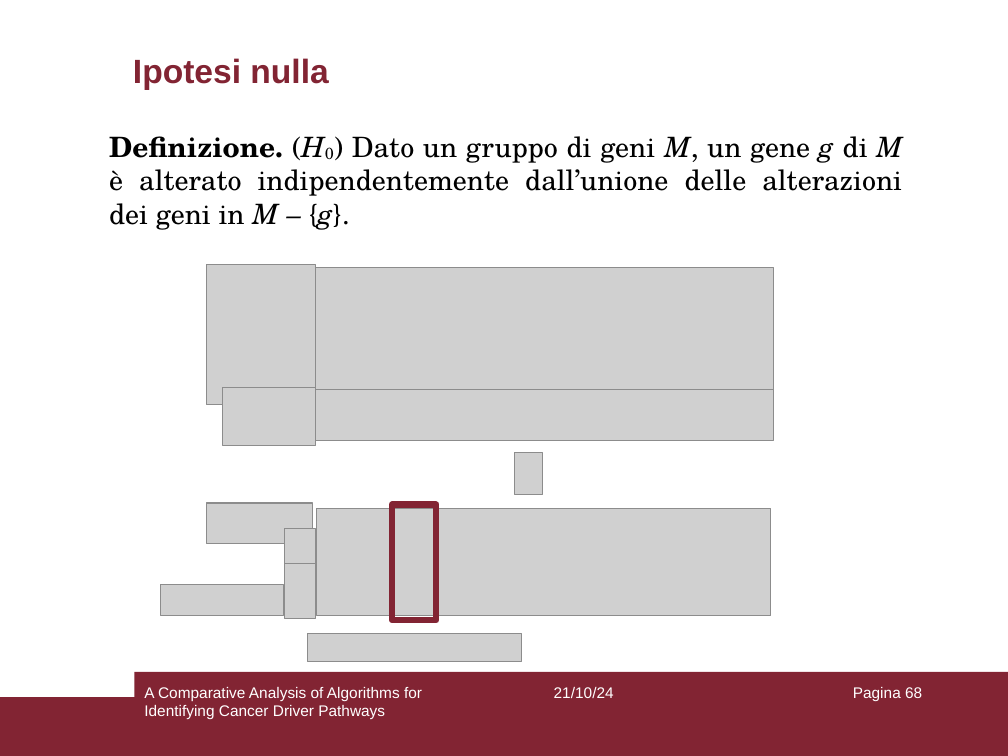
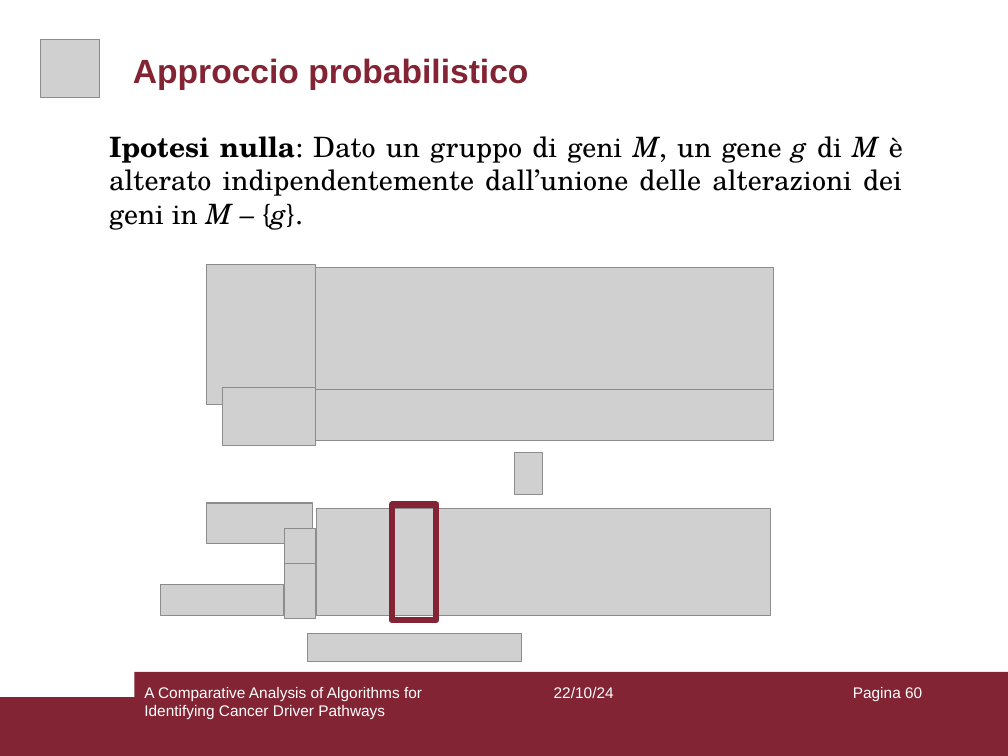
Before and after one commit to aflaag/bsc-thesis, a slide deck: slide 60 of presentation/slides.odp (slide 68 before the commit). Drawn at 1008x756 pixels with LibreOffice and Linux fonts; fonts in the diff are those of the drawing; grey boxes stand for pictures. Boxes give left, top, right and bottom in pixels: in the first picture for what was removed or moved away, otherwise in the second. Text is boxed around its words. In the diff, an @@ line names an element or a change of style, - is before the commit and + after.

```diff
--- a/presentation/slides.odp
+++ b/presentation/slides.odp
@@ picture added at (40, 39, 99, 98) @@
@@ title at (133, 58, 528, 90): text changed @@
-Ipotesi nulla
+Approccio probabilistico
@@ text at (109, 136, 903, 230): text changed @@
-Definizione. (H0) Dato un gruppo di geni M, un gene g di M è alterato indipendentemente dall’unione delle alterazioni dei geni in M – {g}.
+Ipotesi nulla: Dato un gruppo di geni M, un gene g di M è alterato indipendentemente dall’unione delle alterazioni dei geni in M – {g}.
@@ text at (554, 687, 614, 698): text changed @@
-21/10/24
+22/10/24
@@ page number at (853, 687, 922, 701): text changed @@
-Pagina 68
+Pagina 60
```
Also in this commit, not shown: 64 other slides changed, 1 slide added, 11 slides removed, 9 other files.
